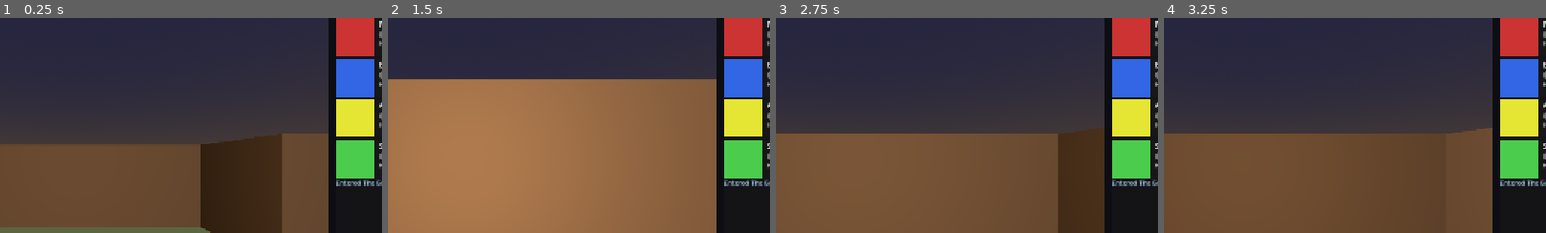
Above: before the commit, frames 1-4 (left to right).
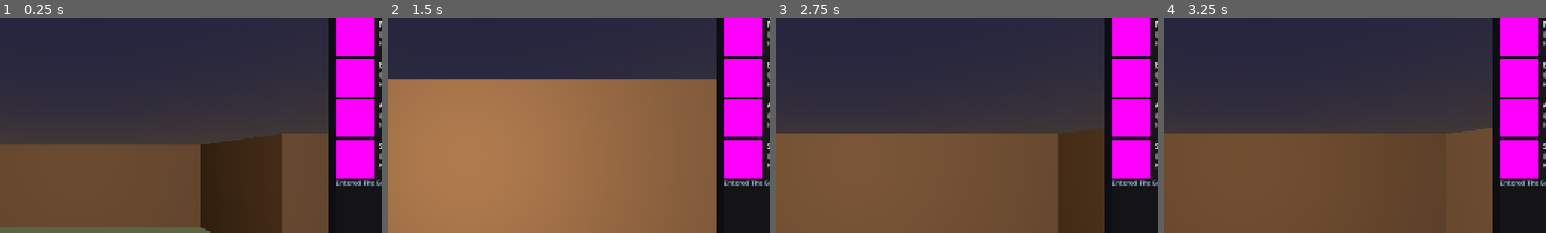
Above: after the commit, the same moments.

Repository: drax-xard/BlobProject
Game: Godot game, scene res://scenes/main.tscn
Same seed, same stepped clock (60 frames per second), same inputs: the game is played once before the commit and once after it.
Inputs:
- Up to frame 1 (0.25 s): no input
- Up to frame 2 (1.5 s): click "^" at 0.5 s; click "^" at 1.25 s
- Up to frame 3 (2.75 s): click "v" at 2 s
- Up to frame 4 (3.25 s): click "<" at 2.75 s
The pictures show only the part of the screen within x 23-73%, y 0-50%; the shares and areas given below are measured in that part.

The runs differ from the first frame. In frame 1, 7.1% of the frame differs, in the area x 88-98%, y 0-75%; in frame 2, 7.1%; in frame 3, 7.1%; in frame 4, 7.1%.
Error before the commit: Invalid call. Nonexistent function 'draw_string' in base 'Image'. (res://scripts/core/resource_loader.gd:34)

Commit message:
fix: Remove draw_string from placeholder texture (unsupported API)

Diff:
--- a/scripts/core/resource_loader.gd
+++ b/scripts/core/resource_loader.gd
@@ -29,10 +29,10 @@
 
 static func _create_placeholder_texture(label: String) -> ImageTexture:
 	var img := Image.create(64, 64, false, Image.FORMAT_RGBA8)
-	img.fill(Color(1.0, 0.0, 1.0, 1.0))
-	var font := ThemeDB.fallback_font
-	img.draw_string(font, Vector2i(4, 30), "MISSING", HORIZONTAL_ALIGNMENT_CENTER, -1, 12, Color.WHITE)
-	img.draw_string(font, Vector2i(4, 46), label.get_file().get_basename().substr(0, 8), HORIZONTAL_ALIGNMENT_CENTER, -1, 10, Color.WHITE)
+	if label.begins_with("portrait"):
+		img.fill(Color(1.0, 0.0, 1.0))
+	else:
+		img.fill(Color(0.5, 0.0, 0.5))
 	return ImageTexture.create_from_image(img)
 
 # --- Audio ---
